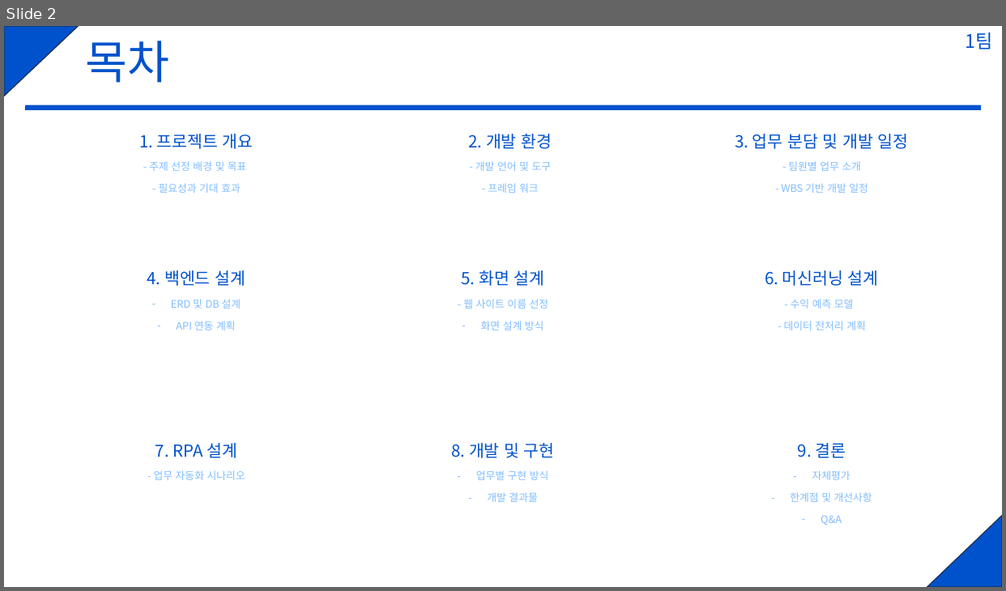
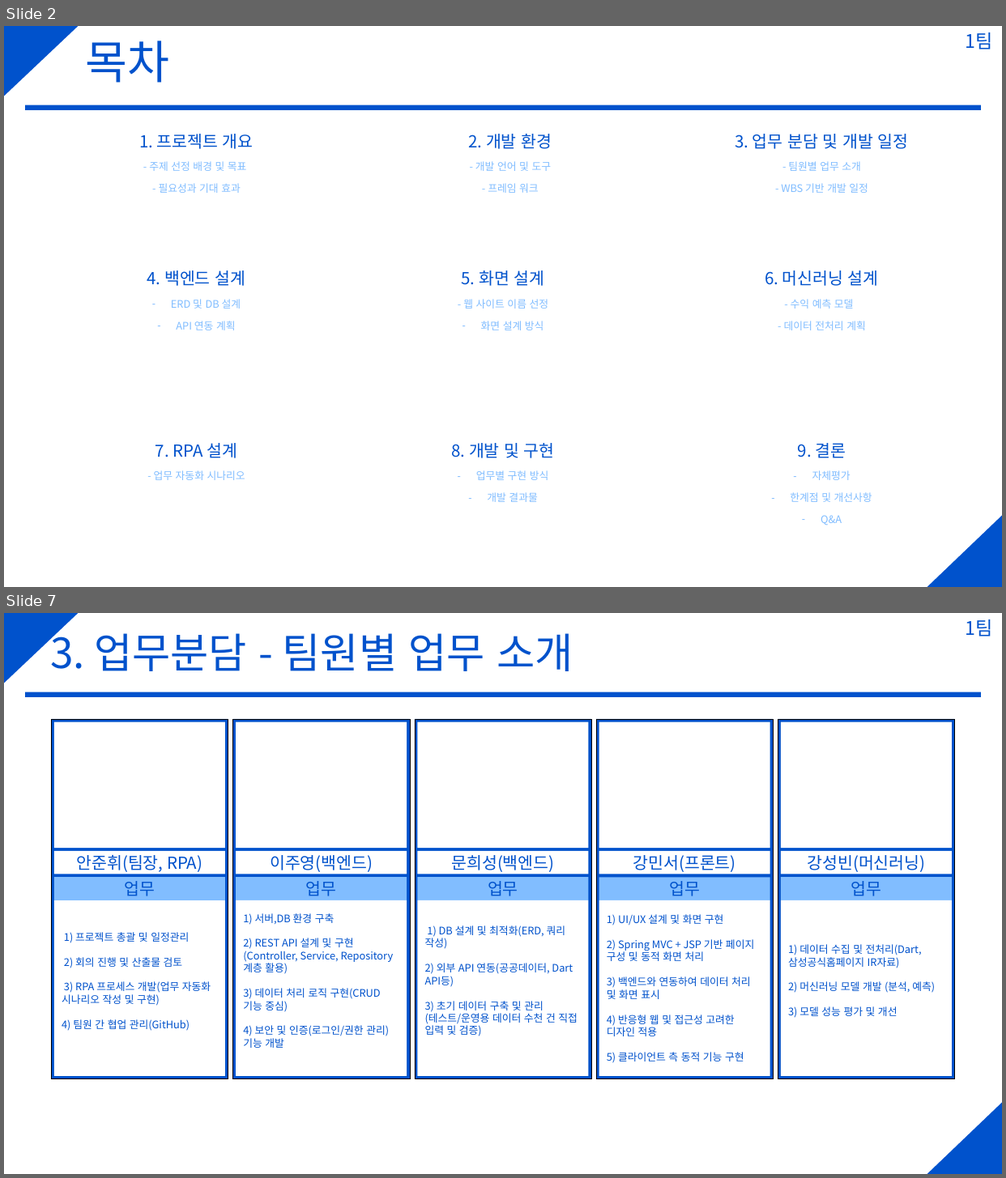
Before and after one commit to Anjunhiw/GlobalMainProject, a slide deck: 산출물/발표자료.pptx. Shown one above the other, each under a label of ours: slide 2 before the commit, slides 2 and 7 after it; the slides between them are not shown. The pictures are 1006x591 and 1006x1178 pixels, drawn with LibreOffice and Linux fonts; fonts in the diff are those of the drawing. Boxes give left, top, right and bottom in pixels: in the first picture for what was removed or moved away, otherwise in the second. Text is boxed around its words. In the diff, an @@ line names an element or a change of style, - is before the commit and + after.

```diff
--- a/산출물/발표자료.pptx
+++ b/산출물/발표자료.pptx
@@ slide 7 added at <box>4,613,1002,1174</box>, background #FFFFFF; not listed: 4 template elements that a slide beside it also shows @@
@@ title added at <box>50,626,573,671</box>, 40 pt, text #0052CC @@
+3. 업무분담 - 팀원별 업무 소개
@@ rectangle added at <box>51,719,228,1080</box>, fill #0052CC, outline #000000 0.25 pt @@
@@ rectangle added at <box>54,722,225,848</box>, fill #FFFFFF @@
@@ rectangle added at <box>233,719,410,1080</box>, fill #0052CC, outline #000000 0.25 pt @@
@@ rectangle added at <box>236,722,407,848</box>, fill #FFFFFF @@
@@ rectangle added at <box>415,719,592,1080</box>, fill #0052CC, outline #000000 0.25 pt @@
@@ rectangle added at <box>417,722,588,848</box>, fill #FFFFFF @@
@@ rectangle added at <box>596,719,773,1080</box>, fill #0052CC, outline #000000 0.25 pt @@
@@ rectangle added at <box>599,722,769,848</box>, fill #FFFFFF @@
@@ rectangle added at <box>778,719,955,1080</box>, fill #0052CC, outline #000000 0.25 pt @@
@@ rectangle added at <box>781,722,952,848</box>, fill #FFFFFF @@
@@ rectangle added at <box>54,851,225,875</box>, fill #FFFFFF, 16 pt, text #0052CC @@
+안준휘(팀장, RPA)
@@ rectangle added at <box>236,851,407,875</box>, fill #FFFFFF, 16 pt, text #0052CC @@
+이주영(백엔드)
@@ rectangle added at <box>417,851,588,875</box>, fill #FFFFFF, 16 pt, text #0052CC @@
+문희성(백엔드)
@@ rectangle added at <box>599,851,769,875</box>, fill #FFFFFF, 16 pt, text #0052CC @@
+강민서(프론트)
@@ rectangle added at <box>781,851,952,875</box>, fill #FFFFFF, 16 pt, text #0052CC @@
+강성빈(머신러닝)
@@ rectangle added at <box>54,877,225,901</box>, fill #81BDFF, 16 pt, text #0052CC @@
+업무
@@ rectangle added at <box>236,877,407,901</box>, fill #81BDFF, 16 pt, text #0052CC @@
+업무
@@ rectangle added at <box>417,877,588,901</box>, fill #81BDFF, 16 pt, text #0052CC @@
+업무
@@ rectangle added at <box>599,877,769,901</box>, fill #81BDFF, 16 pt, text #0052CC @@
+업무
@@ rectangle added at <box>781,877,952,901</box>, fill #81BDFF, 16 pt, text #0052CC @@
+업무
@@ rectangle added at <box>54,901,225,1076</box>, fill #FFFFFF, 10 pt, text #0052CC @@
+1) 프로젝트 총괄 및 일정관리
+2) 회의 진행 및 산출물 검토
+3) RPA 프로세스 개발(업무 자동화 시나리오 작성 및 구현)
+4) 팀원 간 협업 관리(GitHub)
@@ rectangle added at <box>236,901,407,1076</box>, fill #FFFFFF, 10 pt, text #0052CC @@
+1) 서버,DB 환경 구축
+2) REST API 설계 및 구현(Controller, Service, Repository 계층 활용)
+3) 데이터 처리 로직 구현(CRUD 기능 중심)
+4) 보안 및 인증(로그인/권한 관리) 기능 개발
@@ rectangle added at <box>417,901,588,1076</box>, fill #FFFFFF, 10 pt, text #0052CC @@
+1) DB 설계 및 최적화(ERD, 쿼리 작성)
+2) 외부 API 연동(공공데이터, Dart API등)
+3) 초기 데이터 구축 및 관리
+(테스트/운영용 데이터 수천 건 직접 입력 및 검증)
@@ rectangle added at <box>599,901,769,1076</box>, fill #FFFFFF, 10 pt, text #0052CC @@
+1) UI/UX 설계 및 화면 구현
+2) Spring MVC + JSP 기반 페이지 구성 및 동적 화면 처리
+3) 백엔드와 연동하여 데이터 처리 및 화면 표시
+4) 반응형 웹 및 접근성 고려한 디자인 적용
+5) 클라이언트 측 동적 기능 구현
@@ rectangle added at <box>781,901,952,1076</box>, fill #FFFFFF, 10 pt, text #0052CC @@
+1) 데이터 수집 및 전처리(Dart, 삼성공식홈페이지 IR자료)
+2) 머신러닝 모델 개발 (분석, 예측)
+3) 모델 성능 평가 및 개선
@@ slide 2 changed as well @@
@@ right triangle at <box>4,26,79,96</box>: outline #1E3256 1 pt to none @@
@@ right triangle at <box>927,515,1002,587</box>: outline #1E3256 1 pt to none @@
```
Also in this commit, not shown: 1 other slide changed, 5 other slides added.
